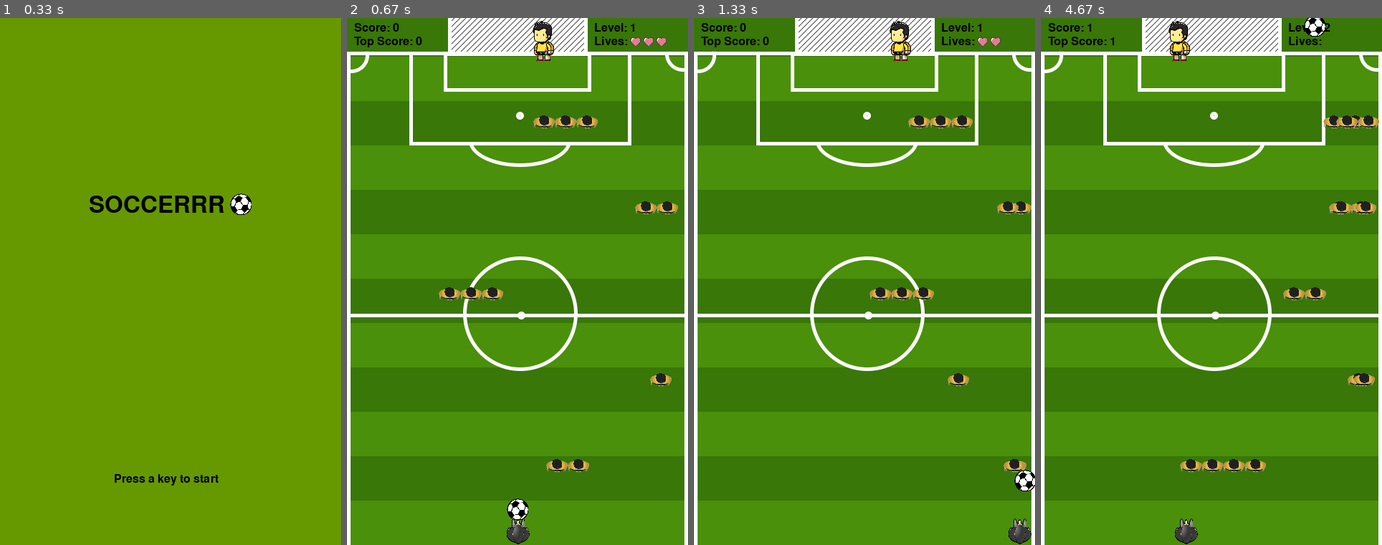
Above: before the commit, frames 1-4 (left to right).
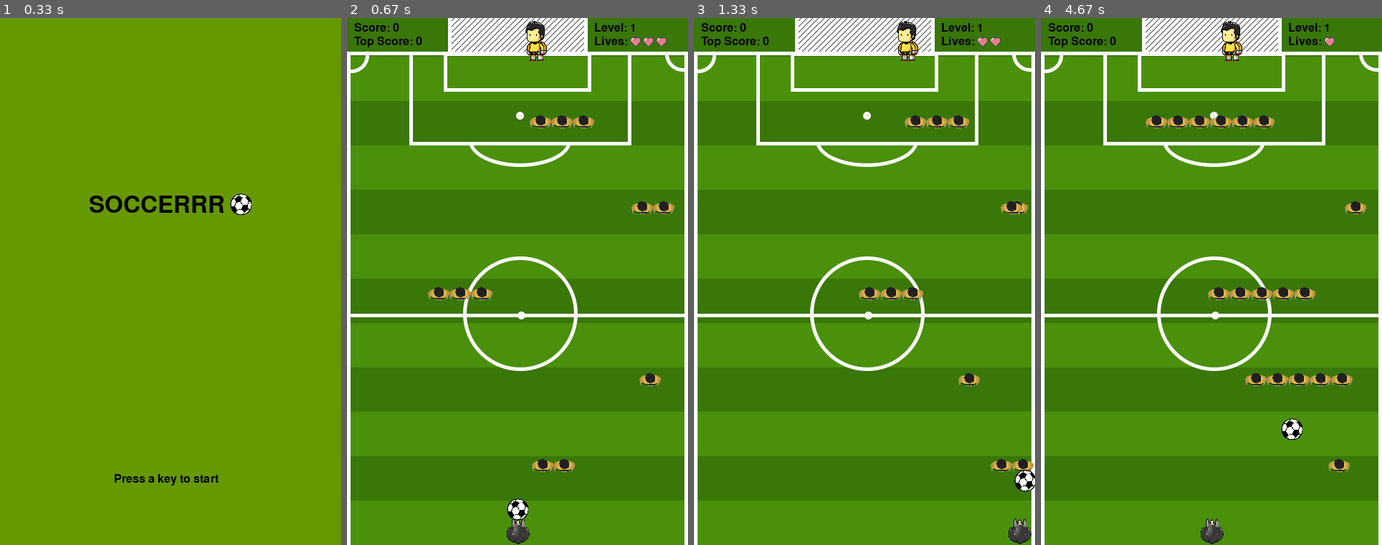
Above: after the commit, the same moments.

Repository: Sheldenshi/Soccerrr-Pygame
Game: pygame game, started from main.py
The game is run twice, just before and just after one commit, with the same random seed, the same clock (stepped at 60 frames per second) and the same inputs.
Inputs:
- Up to frame 1 (0.33 s): no input
- Up to frame 2 (0.67 s): tap Enter at 0.33 s
- Up to frame 3 (1.33 s): hold Right 0.67-1.13 s; hold Right from 1.17 s (still down); tap Space at 1.23 s
- Up to frame 4 (4.67 s): tap Space at 1.53, 1.73, 2.03, 2.3, 2.6, 2.73, 3.03, 3.4, 3.7, 3.9, 4.2, 4.4 s; release Right at 1.63 s; hold Left 1.67-2.2 s; hold Left 2.23-2.63 s; hold Right 2.67-3.3 s; hold Left 3.33-3.8 s; hold Right 3.83-4.3 s; hold Right from 4.33 s (still down)

Frame 1 is identical in both runs. In frame 2, 1.9% of the frame differs, in the area x 23-98%, y 0-87%; in frame 3, 1.7%; in frame 4, 4.8%, in the area x 13-100%, y 0-100%.

Commit message:
moved to src

Diff:
--- a/main.py
+++ b/main.py
@@ -15,16 +15,16 @@
 
 font = pygame.font.SysFont(None, 48)
 pygame.display.set_caption("SOCCERRR")
-kicker = pygame.transform.scale(pygame.image.load("kicker.png"), (50, 50))
+kicker = pygame.transform.scale(pygame.image.load("src/kicker.png"), (50, 50))
 kicker_rect = kicker.get_rect()
-soccerball = pygame.transform.scale(pygame.image.load("soccerr.png"), (30, 30))
+soccerball = pygame.transform.scale(pygame.image.load("src/soccerr.png"), (30, 30))
 ball_rect = soccerball.get_rect()
-keeper = pygame.transform.scale(pygame.image.load("keeper.png"), (30, 57))
+keeper = pygame.transform.scale(pygame.image.load("src/keeper.png"), (30, 57))
 keeper_rect = keeper.get_rect()
-wall_image = pygame.transform.scale(pygame.image.load("wall.png"), (30, 18))
-heart = pygame.transform.scale(pygame.image.load("heart.png"), (15, 14))
-
-background = pygame.image.load("background.png")
+wall_image = pygame.transform.scale(pygame.image.load("src/wall.png"), (30, 18))
+heart = pygame.transform.scale(pygame.image.load("src/heart.png"), (15, 14))
+
+background = pygame.image.load("src/background.png")
 textcolor = BLACK
 window_width = 476
 window_height = 736
@@ -111,6 +111,8 @@
     making_walls(walls)
     run = True
     while run:
+        clock = pygame.time.Clock()
+        dt = clock.tick(60)
         for event in pygame.event.get():
             if event.type == pygame.QUIT:
                 terminate()
--- a/test.py
+++ /dev/null
@@ -1,48 +0,0 @@
-from pygame import *
-
-DIM = (1280, 800)
-RED = (255, 0, 0)
-GREEN = (0, 255, 0)
-BLUE = (0, 0, 255)
-WHITE = (255, 255, 255)
-BLACK = (0, 0, 0)
-
-color = GREEN
-
-screen = display.set_mode(DIM)
-""" start point """
-x = 0
-y = 0
-""" velocity of the ball """
-vx = 2
-vy = 3
-""" acc. of the ball """
-ax = .4
-ay = 3
-
-running = True
-
-while running:
-
-    for e in event.get():
-        if e.type == QUIT:
-            running = False
-        #if e.type == MOUSEBUTTONDOWN:
-            #color = RED
-
-    screen.fill(WHITE)
-
-    vx = int(vx + ax)
-    vy = int(vy + ay)
-    x = int(x + vx)
-    y = int(y + vy)
-
-    if y > 800:
-        vy *= -1
-    if x > 1280:
-        vx *= -1
-
-    draw.circle(screen, color, (x, y), 30)
-    display.flip()
-
-quit()
Renamed: background.png -> src/background.png
Renamed: heart.png -> src/heart.png
Renamed: keeper.png -> src/keeper.png
Renamed: kicker.png -> src/kicker.png
Renamed: soccerr.png -> src/soccerr.png
Renamed: wall.png -> src/wall.png
Not shown, added: src/background.psd
